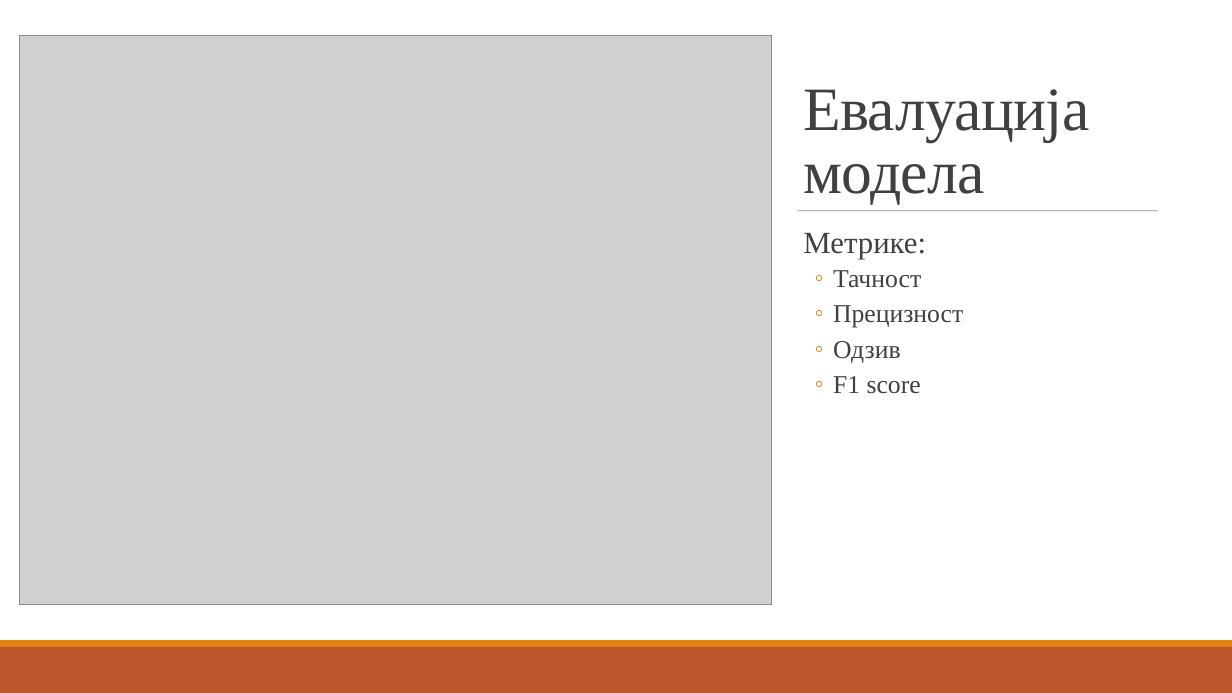
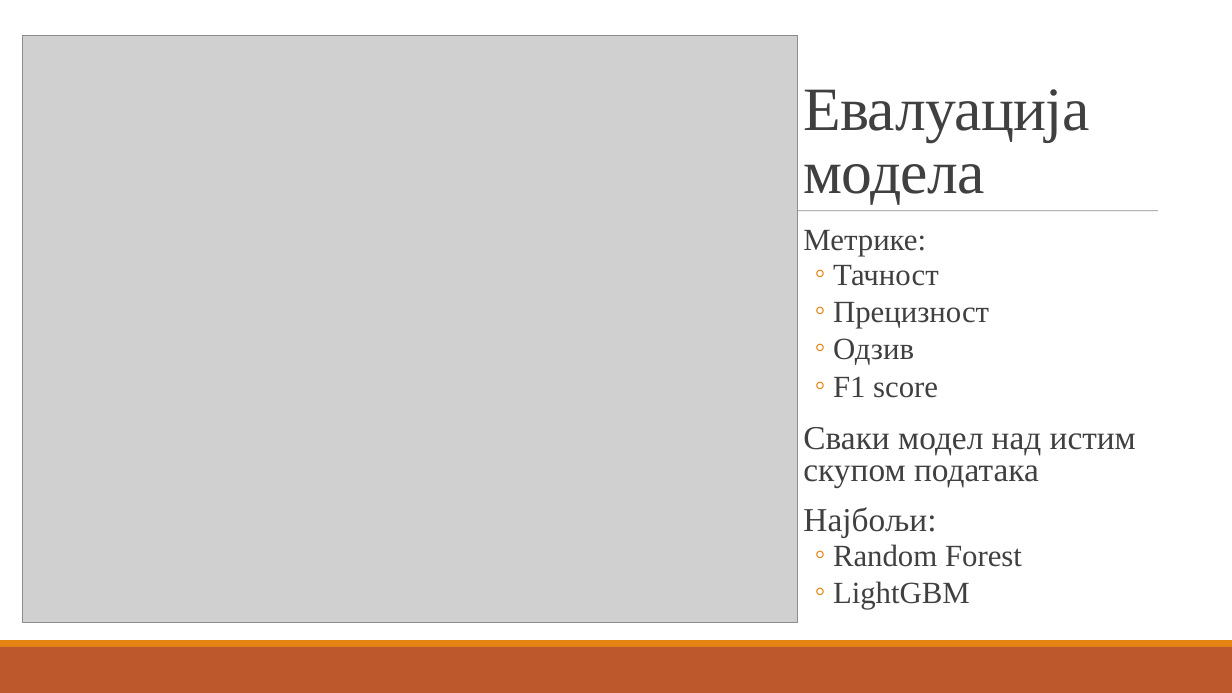
Before and after one commit to ChaosNik/Predicting-the-number-of-people-in-a-room, a slide deck: slide 11 of Presentation/Razvoj rješenja za predviđanje broja osoba u prostoriji.pptx. Drawn at 1232x693 pixels with LibreOffice and Linux fonts; fonts in the diff are those of the drawing; grey boxes stand for pictures. Boxes give left, top, right and bottom in pixels: in the first picture for what was removed or moved away, otherwise in the second. Text is boxed around its words. In the diff, an @@ line names an element or a change of style, - is before the commit and + after.

```diff
--- a/Presentation/Razvoj rješenja za predviđanje broja osoba u prostoriji.pptx
+++ b/Presentation/Razvoj rješenja za predviđanje broja osoba u prostoriji.pptx
@@ picture: place and size @@
-picture at [19, 35, 772, 604]
+picture at [23, 36, 799, 623]
@@ text at [803, 230, 989, 398]: size 20 to 24 pt in "Тачност", "Прецизност", "Одзив", "F1 score"; line spacing 0.9 to 0.8 @@
@@ text at [803, 427, 1136, 609]: paragraphs added @@
+  Сваки модел над истим скупом података
+  Најбољи:
+  ◦ Random Forest
+  ◦ LightGBM
```
Also in this commit, not shown: 11 other slides changed, 1 other file.
